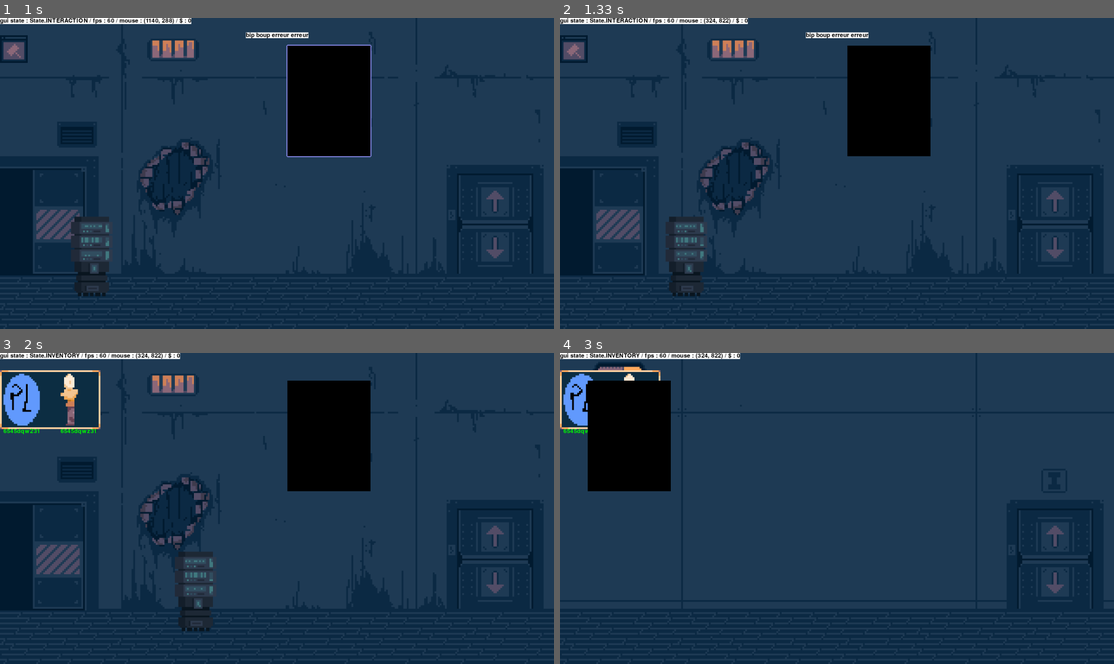
Above: before the commit, frames 1-4 (two rows, left to right).
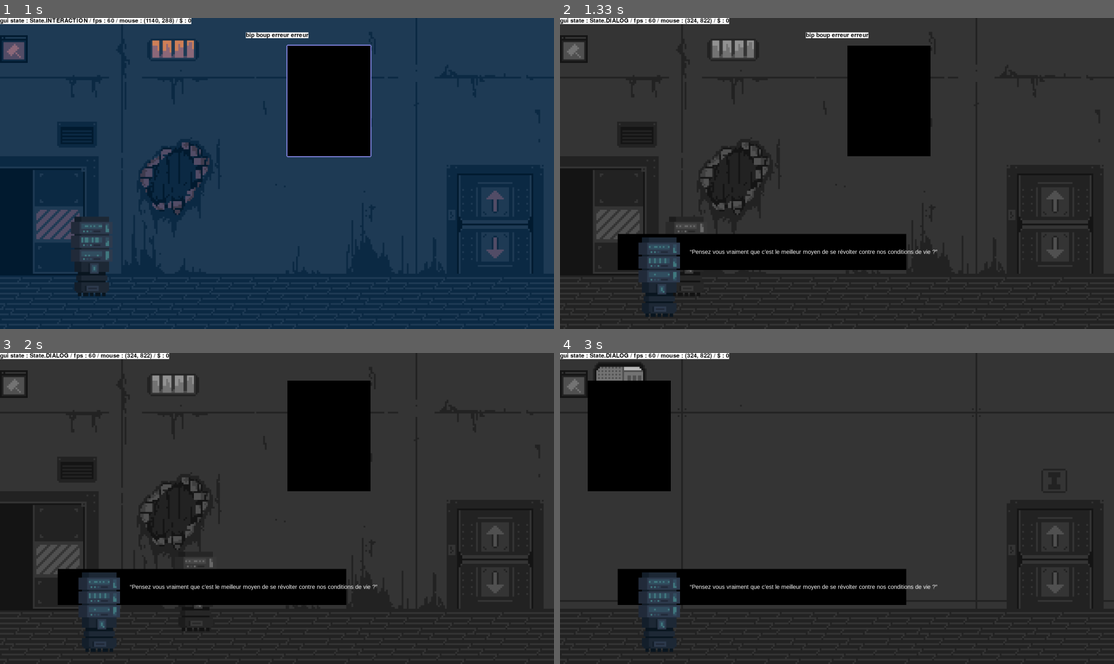
Above: after the commit, the same moments.

Repository: PouchyCorp/TrophNSI
Game: pygame game, started from sources/main.py
Same seed, same stepped clock (60 frames per second), same inputs: the game is played once before the commit and once after it.
Inputs (mouse positions are in pixels of both pictures, inside the frame that each line leads up to):
- Up to frame 1 (1 s): click (326, 101) at 0.38 s; tap B at 0.67 s
- Up to frame 2 (1.33 s): click (654, 254) at 1.05 s
- Up to frame 3 (2 s): hold Up 1.33-1.8 s; tap Space at 1.4, 1.7, 1.9 s; hold Down from 1.83 s (still down); tap  at 1.98 s
- Up to frame 4 (3 s): release Down at 2.13 s; hold Up 2.17-2.53 s; tap Space at 2.23, 2.63 s; tap  at 2.32 s; hold Down 2.57-2.93 s; hold Up from 2.97 s (still down)

Frame 1 is identical in both runs. In frame 2, 91% of the frame differs, in the area x 0-100%, y 0-100%; in frame 3, 92%; in frame 4, 93%.

Commit message:
gro refac dialogue

Diff:
--- a/sources/main.py
+++ b/sources/main.py
@@ -19,7 +19,7 @@
 from objects.inventory import Inventory
 from objects.chipInv import ChipInv
 from objects.popup import Popup
-from room_config import R0, R1, R2, R3, ROOMS
+from room_config import R0, R1, ROOMS
 from objects.timermanager import TimerManager
 import objects.sprite as sprite
 from objects.dialogue import Dialogue
@@ -100,6 +100,12 @@
     global current_room, ROOMS
     current_room = ROOMS[current_room.num-1]
 
+def launch_dialogue(bot_sprite):
+    """function to be passed to other functions easily"""
+    global gui_state, test
+    gui_state = State.DIALOG
+    test.random_dialogue()
+    test.bot_surf = bot_sprite.copy()
 
 
 if __name__ == '__main__':
@@ -109,6 +115,7 @@
         WIN.blit(current_room.bg_surf, (0, 0))
         mouse_x, mouse_y = pg.mouse.get_pos()
         mouse_pos: Coord = Coord(current_room.num, pg.mouse.get_pos())
+        clicked = False
 
 
 
@@ -166,7 +173,7 @@
                         fps += 5
 
             if event.type == pg.MOUSEBUTTONUP:
-
+                clicked = True
                 # to keep before the inventory click check
                 match gui_state:
                     case State.BUILD:
@@ -209,14 +216,6 @@
                                         if placeable.name == 'bot_placeable':
                                             hivemind.free_last_bot(current_room)
                                             moulaga += money_per_robot
-                                        elif placeable.name == 'react_placeable':
-                                            #lance le dialogue
-                                            gui_state = State.DIALOG
-                                            sentence=test.random_dialogue()
-                                            test.bot_surf = hivemind.react_bot_pointer.surf.copy()
-                                            hivemind.react_bot_pointer.remove_placeable(ROOMS)
-                                            #clear react_bot_pointer
-                                            hivemind.react_bot_pointer = None
                                     case _:
                                         popups.append(
                                             Popup('bip boup erreur erreur'))
@@ -244,7 +243,6 @@
             if placeable.rect.collidepoint(mouse_pos.xy):
                 color = (150, 150, 255) if gui_state != State.DESTRUCTION else (255, 0, 0)
                 placeable.update_sprite(True, color)
-
             #if not hovered
             else:
                 placeable.update_sprite(False)
@@ -259,7 +257,7 @@
         WIN.blit(filtre,(0,0))
 
         hivemind.order_inline_bots()
-        hivemind.update_bots_ai(ROOMS, TIMER)
+        hivemind.update_bots_ai(ROOMS, TIMER, clicked, mouse_pos, launch_dialogue)
         hivemind.draw(WIN, current_room_num=current_room.num)
 
         match gui_state:
@@ -278,7 +276,7 @@
 
             case State.DIALOG:
                 pg.transform.grayscale(WIN, WIN)
-                test.show(WIN, test.load_dialogue(sentence))
+                test.show(WIN)
         # drawed last
         render_popups()
         pg.display.flip()
--- a/sources/objects/bot.py
+++ b/sources/objects/bot.py
@@ -1,6 +1,6 @@
 from enum import Enum, auto
 from coord import Coord
-from pygame import Surface, draw, transform
+from pygame import Surface, draw, Rect
 from random import choice, randint
 from room import Room
 from room_config import R1
@@ -27,7 +27,6 @@
         self.line_stop_x = line_stop
 
         self.bot_placeable_pointer : subplaceable.BotPlaceable = None
-        self.react_bot_pointer : Bot = None
 
         assert self.line_stop_x > self.line_start_x, "stop before start"
 
@@ -48,22 +47,18 @@
             self.remove_last_bot_clickable(current_room)
 
 
-    def update_bots_ai(self, rooms, TIMER):
+    def update_bots_ai(self, rooms, TIMER, clicked, mouse_pos, launch_dialogue_func):
         for bot in [bot for bot in self.inline_bots if type(bot) is Bot]:
-            bot.logic(rooms, TIMER, self)
+            bot.logic(rooms, TIMER, clicked, mouse_pos, launch_dialogue_func)
 
         new_liberated_bots = self.liberated_bots.copy()
         for bot in self.liberated_bots:
-            bot.logic(rooms, TIMER, self)
+            bot.logic(rooms, TIMER, clicked, mouse_pos, launch_dialogue_func)
             #if bot not leaving and on exit, don't remove it
             if bot.is_leaving and bot.coord.bot_movement_compare(bot.exit_coords):
                 new_liberated_bots.remove(bot)
-                if bot is self.react_bot_pointer:
-                    self.react_bot_pointer = None
+
         self.liberated_bots = new_liberated_bots
-
-        if not self.react_bot_pointer and self.liberated_bots:
-            self.react_bot_pointer = choice(self.liberated_bots)
 
 
     def order_inline_bots(self):
@@ -135,7 +130,7 @@
         self.__move_cntr = 0
         self.move_dir = "RIGHT"
         self.surf = choice([sprite.P4,sprite.P5]).copy()
-        self.center_offset = self.surf.get_rect().width//2
+        self.rect = self.surf.get_rect()
 
         anim = Animation(sprite.SPRITESHEET_BOT, 0, 7)
         self.anim_idle = anim
@@ -143,7 +138,7 @@
         self.door_x = 1998
         self.exit_coords = Coord(1, (0,0))
 
-        self.placeable : subplaceable.BotPlaceable = None
+        self.is_reacting = True
 
 
     @property
@@ -158,7 +153,7 @@
         #makes sure that target coord is reachable
         self.__target_coord.x -= self.__target_coord.x%6
 
-    def logic(self, rooms : list[Room], TIMER : TimerManager, hivemind : Hivemind):
+    def logic(self, rooms : list[Room], TIMER : TimerManager, clicked, mouse_pos, launch_dialogue_func):
         '''finite state machine (FSM) implementation for bot ai'''
 
         match self.state:
@@ -205,16 +200,21 @@
                 raise ValueError
 
         #checks if need to react
-        self.react_logic(rooms, hivemind)
-
-    def react_logic(self, rooms, hivemind : Hivemind):
-        if self is hivemind.react_bot_pointer and not self.is_leaving:
-                if not self.placeable:
-                    self.add_placeable(rooms)
-                else:
-                    self.update_placeable(rooms)
-        elif self is hivemind.react_bot_pointer:
-            self.remove_placeable(rooms)
+        self.react_logic(clicked, mouse_pos,launch_dialogue_func)
+
+    def react_logic(self, clicked : bool, mouse_pos : Coord, launch_dialogue_func):
+        #checks if mouse on self
+        if self.is_reacting and self.coord.room_num == mouse_pos.room_num and Rect(self.coord.x, self.coord.y, self.rect.width, self.rect.height).collidepoint(mouse_pos.xy):
+            #checks click
+            self.is_mouse_on_self = True
+
+            if clicked:
+                self.is_reacting = False
+                #launches the dialogue
+                launch_dialogue_func(self.surf)
+
+        else:
+            self.is_mouse_on_self = False
 
     def update_placeable(self, rooms : list[Room]):
         self.placeable.rect.topleft = self.coord.xy
@@ -285,7 +285,13 @@
             self.__move_cntr += 1
 
     def draw(self, win : Surface):
-        win.blit(self.surf, self.coord.xy)
+        '''needs to be called after hivemind.update_bot_ai'''
+        if self.is_mouse_on_self:
+            temp_surf = sprite.get_outline(self.surf, (150, 150, 255))
+            temp_surf.blit(self.surf, (3,3))
+            win.blit(temp_surf, (self.coord.x-3, self.coord.y-3))
+        else:
+            win.blit(self.surf, self.coord.xy)
 
     def __repr__(self):
         return str(self.__dict__)
--- a/sources/objects/dialogue.py
+++ b/sources/objects/dialogue.py
@@ -33,15 +33,14 @@
             talked+=letter
         return talked
 
-    def show(self, screen, talked):
-        txtsurf = self.format.render(talked, True, (255,255,255))
+    def show(self, screen):
+        txtsurf = self.format.render(self.load_dialogue(self.number), True, (255,255,255))
         screen.blit(pygame.Surface((1000,125)), (200, 750)) #a recadrer
         screen.blit(self.bot_surf, (200, 750)) #a recadrer
         screen.blit(txtsurf,(450, 800)) #a recadrer
 
     def random_dialogue(self):
         self.number=randint(0, (len(self.texte)-1))
-        return self.number
 
 
 
